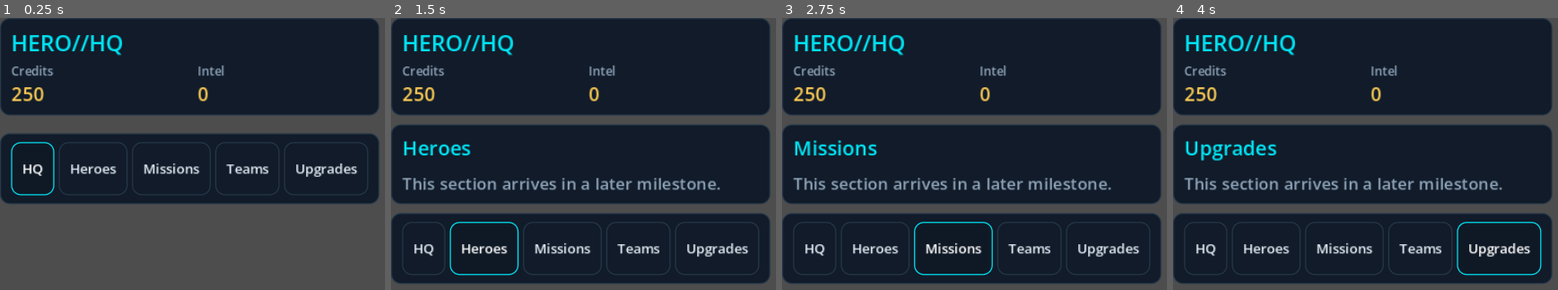
Above: before the commit, frames 1-4 (left to right).
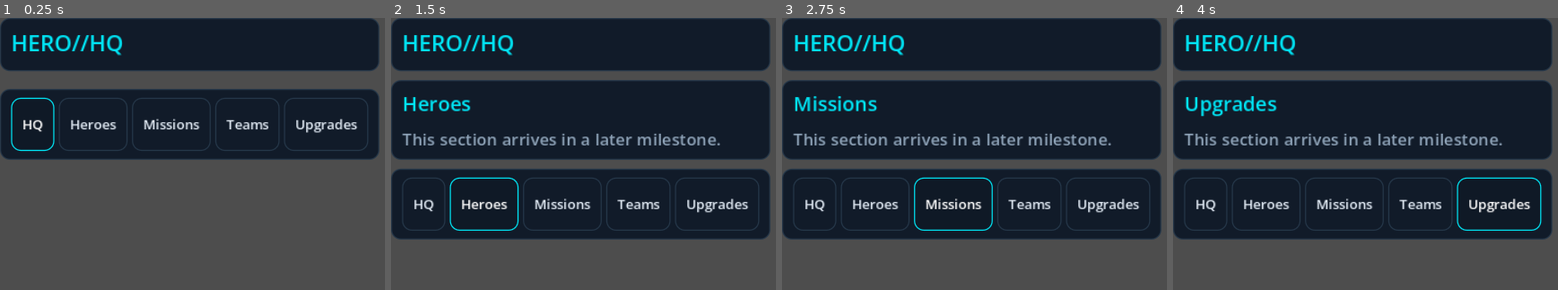
Above: after the commit, the same moments.

Repository: JetRobertsBCCA/HeroHQInc
Game: Godot game, scene res://games/hero_hq/scenes/app.tscn
Two runs of this game, one before a commit and one after it. Both use one fixed random seed, a clock stepped at 60 frames per second and the inputs below.
Inputs:
- Up to frame 1 (0.25 s): no input
- Up to frame 2 (1.5 s): click "HQ" at 0.5 s; click "Heroes" at 1.25 s
- Up to frame 3 (2.75 s): click "Missions" at 2 s
- Up to frame 4 (4 s): click "Teams" at 2.75 s; click "Upgrades" at 3.5 s

The runs differ from the first frame. In frame 1, 31% of the frame differs, in the area x 0-99%, y 17-69%; in frame 2, 37%; in frame 3, 38%; in frame 4, 38%, in the area x 0-99%, y 17-98%.
Error after the commit: Invalid assignment of property or key 'stats' with value of type 'Dictionary' on a base object of type 'RefCounted (GameState)'. (res://framework/core/simulati…

Commit message:
Implement the task lifecycle and settlement in Simulation
Assignment, deterministic auto-selection, one completion rule shared by online ticks and launch-time absence, paid training, and starter reseeding for incomplete saves.

🤖 Generated with Codebuff
Co-Authored-By: Codebuff <noreply@codebuff.com>

Diff:
--- a/framework/core/simulation.gd
+++ b/framework/core/simulation.gd
@@ -1,14 +1,24 @@
 class_name Simulation
 extends RefCounted
-## Deterministic, game-neutral simulation entry points.
+## Deterministic, game-neutral simulation.
 ##
-## M0 establishes the seam only: state creation from a pack and a single
-## `simulate_delta` used identically online and after an absence. Training,
-## timed tasks, releases and arbitration are added in later milestones; they
-## plug into `simulate_delta` so online and offline play share one code path.
+## `simulate_delta` settles elapsed time identically online (one call per tick)
+## and after an absence (one call at launch), so there is exactly one completion
+## rule. Every number it uses — task duration, rewards, rating gate, XP curve,
+## training cost — comes from the pack.
 ##
 ## Nothing in this file may import a content pack, reference a title-specific
 ## identifier, or touch platform SDKs.
+
+const ERROR_UNKNOWN_TASK := "unknown_task"
+const ERROR_AGENT_COUNT := "agent_count"
+const ERROR_UNKNOWN_AGENT := "unknown_agent"
+const ERROR_AGENT_BUSY := "agent_busy"
+const ERROR_MISSING_ROLE := "missing_role"
+const ERROR_RATING_TOO_LOW := "rating_too_low"
+const ERROR_INSUFFICIENT_RESOURCE := "insufficient_resource"
+const ERROR_TRAINING_UNAVAILABLE := "training_unavailable"
+
 
 ## Builds a fresh state for a pack. Deterministic for a given
 ## (pack, seed, utc) triple: no clock reads, no randomness.
@@ -18,12 +28,29 @@
 	state.pack_content_version = pack.content_version
 	state.last_settled_utc = utc_now
 	state.resources = pack.starting_resources.duplicate(true)
+	state.stats = {"tasks_completed": 0, "earned": {}}
+	seed_missing_starter_agents(state, pack)
+	state.extensions["simulation"] = {"seed": seed_value, "assignment_seq": 0}
+	return state
+
+
+## Seeds any starter agent a save is missing and returns how many were added.
+##
+## A save written by an older or incomplete content build can restore with an
+## empty roster, which would leave the player unable to start a single task.
+## Reseeding from pack data makes that recoverable, and is idempotent once the
+## roster is complete.
+static func seed_missing_starter_agents(state: GameState, pack: GamePack) -> int:
+	var added := 0
 	for agent_id in pack.starter_agents.keys():
+		var key := str(agent_id)
+		if state.agents.has(key):
+			continue
 		var record: Variant = pack.starter_agents[agent_id]
 		if record is Dictionary:
-			state.agents[agent_id] = (record as Dictionary).duplicate(true)
-	state.extensions["simulation"] = {"seed": seed_value}
-	return state
+			state.agents[key] = (record as Dictionary).duplicate(true)
+			added += 1
+	return added
 
 
 ## Advances `state` by `elapsed_seconds` and returns
@@ -31,7 +58,8 @@
 ##
 ## Elapsed time is clamped to `[0, pack.max_offline_seconds]` so a clock that
 ## jumps backwards cannot subtract progress and a long absence cannot pay out
-## more than the pack's offline allowance.
+## more than the pack's offline allowance. Completions are settled in
+## (end time, assignment id) order so replays produce identical events.
 static func simulate_delta(state: GameState, elapsed_seconds: float, pack: GamePack) -> Dictionary:
 	var requested := elapsed_seconds
 	if is_nan(requested) or is_inf(requested):
@@ -44,10 +72,22 @@
 		applied = cap
 		capped = true
 	state.last_settled_utc += int(applied)
-	# Later milestones settle due events here (training level-ups, task
-	# completions, focus regeneration, automation arbitration) and append them
-	# to `events` in a fixed deterministic order.
+
+	var due: Array = []
+	for assignment_id in state.assignments.keys():
+		var assignment: Variant = state.assignments[assignment_id]
+		if assignment is Dictionary:
+			due.append({
+				"id": str(assignment_id),
+				"ends_utc": int((assignment as Dictionary).get("ends_utc", 0)),
+			})
+	due.sort_custom(_compare_due)
+
 	var events: Array = []
+	for entry in due:
+		if int(entry["ends_utc"]) > state.last_settled_utc:
+			continue
+		events.append_array(_complete_assignment(state, pack, str(entry["id"]), int(entry["ends_utc"])))
 	return {
 		"state": state,
 		"events": events,
@@ -55,3 +95,280 @@
 		"applied_seconds": applied,
 		"capped": capped,
 	}
+
+
+## Checks whether `agent_ids` may start `task_id` right now.
+## Returns {ok, code, details, rating, required_rating}.
+static func evaluate_assignment(
+	state: GameState,
+	pack: GamePack,
+	task_id: String,
+	agent_ids: Array
+) -> Dictionary:
+	if not pack.missions.has(task_id):
+		return _problem(ERROR_UNKNOWN_TASK, "Task '%s' is not part of this pack." % task_id)
+	var task: Dictionary = pack.missions[task_id]
+	var required_count := maxi(int(task.get("required_agent_count", 1)), 1)
+	if agent_ids.size() < required_count:
+		return _problem(
+			ERROR_AGENT_COUNT,
+			"Task '%s' needs %d agent(s), %d given." % [task_id, required_count, agent_ids.size()],
+		)
+	if agent_ids.size() > required_count:
+		return _problem(
+			ERROR_AGENT_COUNT,
+			"Task '%s' takes exactly %d agent(s), %d given." % [task_id, required_count, agent_ids.size()],
+		)
+	var seen: Dictionary = {}
+	var assigned_roles: Dictionary = {}
+	var rating_total := 0.0
+	for raw_id in agent_ids:
+		var agent_id := str(raw_id)
+		if seen.has(agent_id):
+			return _problem(ERROR_UNKNOWN_AGENT, "Agent '%s' was listed twice." % agent_id)
+		seen[agent_id] = true
+		if not state.agents.has(agent_id):
+			return _problem(ERROR_UNKNOWN_AGENT, "Agent '%s' is not in this save." % agent_id)
+		var agent: Dictionary = state.agents[agent_id]
+		if not AgentRules.is_available(agent):
+			return _problem(ERROR_AGENT_BUSY, "Agent '%s' is already assigned." % agent_id)
+		assigned_roles[str(agent.get("role_id", ""))] = true
+		rating_total += AgentRules.rating_value(agent)
+
+	var required_roles: Variant = task.get("required_role_ids", [])
+	if required_roles is Array:
+		for role_id in required_roles:
+			if not assigned_roles.has(str(role_id)):
+				return _problem(
+					ERROR_MISSING_ROLE,
+					"Task '%s' requires role '%s'." % [task_id, str(role_id)],
+				)
+
+	var required_rating := float(task.get("minimum_rating", 0))
+	var rating := rating_total / float(maxi(agent_ids.size(), 1))
+	if rating + 0.0001 < required_rating:
+		return {
+			"ok": false,
+			"code": ERROR_RATING_TOO_LOW,
+			"details": "Rating %.1f is below the required %.1f." % [rating, required_rating],
+			"rating": rating,
+			"required_rating": required_rating,
+		}
+	return {
+		"ok": true,
+		"code": "",
+		"details": "",
+		"rating": rating,
+		"required_rating": required_rating,
+	}
+
+
+## Schedules `task_id` on `agent_ids`. Returns
+## {ok, code, details, assignment_id, ends_utc}.
+static func assign_task(
+	state: GameState,
+	pack: GamePack,
+	task_id: String,
+	agent_ids: Array,
+	utc_now: int
+) -> Dictionary:
+	var evaluation := evaluate_assignment(state, pack, task_id, agent_ids)
+	if not evaluation.get("ok", false):
+		return evaluation
+	var task: Dictionary = pack.missions[task_id]
+	var simulation_state: Dictionary = state.extensions.get("simulation", {})
+	var sequence := int(simulation_state.get("assignment_seq", 0)) + 1
+	simulation_state["assignment_seq"] = sequence
+	state.extensions["simulation"] = simulation_state
+
+	var assignment_id := "task_%d" % sequence
+	var duration := maxi(int(roundf(float(task.get("base_seconds", 1)))), 1)
+	var ends_utc := int(utc_now) + duration
+	var assignment := {
+		"id": assignment_id,
+		"task_id": task_id,
+		"agent_ids": agent_ids.duplicate(),
+		"started_utc": int(utc_now),
+		"ends_utc": ends_utc,
+	}
+	state.assignments[assignment_id] = assignment
+	for raw_id in agent_ids:
+		var agent: Dictionary = state.agents[str(raw_id)]
+		agent["activity"] = "assigned"
+		agent["assignment_id"] = assignment_id
+	return {
+		"ok": true,
+		"code": "",
+		"details": "",
+		"assignment_id": assignment_id,
+		"ends_utc": ends_utc,
+	}
+
+
+## Picks the strongest available set for `task_id`: required roles first, then
+## highest rating, then id. Returns [] when no legal set exists.
+static func auto_select_agents(
+	state: GameState,
+	pack: GamePack,
+	task_id: String,
+	ignore_rating: bool = false
+) -> Array:
+	var selected: Array = []
+	if not pack.missions.has(task_id):
+		return selected
+	var task: Dictionary = pack.missions[task_id]
+	var required_count := maxi(int(task.get("required_agent_count", 1)), 1)
+	var candidates: Array = []
+	var agent_ids: Array = state.agents.keys()
+	agent_ids.sort()
+	for raw_id in agent_ids:
+		var agent: Dictionary = state.agents[raw_id]
+		if not AgentRules.is_available(agent):
+			continue
+		candidates.append({
+			"id": str(raw_id),
+			"rating": AgentRules.rating_value(agent),
+			"role_id": str(agent.get("role_id", "")),
+		})
+	candidates.sort_custom(_compare_candidates)
+
+	var required_roles: Variant = task.get("required_role_ids", [])
+	if required_roles is Array:
+		for role_id in required_roles:
+			for candidate in candidates:
+				if selected.has(candidate["id"]) or str(candidate["role_id"]) != str(role_id):
+					continue
+				selected.append(candidate["id"])
+				break
+	for candidate in candidates:
+		if selected.size() >= required_count:
+			break
+		if not selected.has(candidate["id"]):
+			selected.append(candidate["id"])
+	if selected.size() < required_count:
+		return [] if not ignore_rating else selected
+	if ignore_rating:
+		return selected
+	return selected if evaluate_assignment(state, pack, task_id, selected).get("ok", false) else []
+
+
+## One-call deployment used by the UI: chooses agents, then schedules.
+static func deploy(state: GameState, pack: GamePack, task_id: String, utc_now: int) -> Dictionary:
+	var agents := auto_select_agents(state, pack, task_id)
+	if (agents as Array).size() >= maxi(int(pack.task(task_id).get("required_agent_count", 1)), 1):
+		return assign_task(state, pack, task_id, agents, utc_now)
+	var relaxed := auto_select_agents(state, pack, task_id, true)
+	return evaluate_assignment(state, pack, task_id, relaxed)
+
+
+## Cost of the next training session for an agent, or -1 when the pack has no
+## training rules.
+static func training_cost(state: GameState, pack: GamePack, agent_id: String) -> int:
+	if pack.training.is_empty():
+		return -1
+	var agent: Dictionary = state.agents.get(agent_id, {})
+	var level := maxi(int(agent.get("level", 1)), 1)
+	var base := maxf(float(pack.training.get("base_cost", 0.0)), 0.0)
+	var growth := maxf(float(pack.training.get("cost_growth", 1.0)), 1.0)
+	return int(ceilf(base * pow(growth, float(level - 1))))
+
+
+## Spends the pack's training resource to grant XP, applying level-ups.
+## Returns {ok, code, details, cost, resource_id, level_before, level_after, events}.
+static func train_agent(state: GameState, pack: GamePack, agent_id: String) -> Dictionary:
+	if pack.training.is_empty():
+		return _problem(ERROR_TRAINING_UNAVAILABLE, "This pack declares no training rules.")
+	if not state.agents.has(agent_id):
+		return _problem(ERROR_UNKNOWN_AGENT, "Agent '%s' is not in this save." % agent_id)
+	var resource_id := str(pack.training.get("resource_id", ""))
+	var cost := training_cost(state, pack, agent_id)
+	if state.resource(resource_id) + 0.0001 < float(cost):
+		return _problem(
+			ERROR_INSUFFICIENT_RESOURCE,
+			"Training costs %d %s, only %.0f available." % [cost, resource_id, state.resource(resource_id)],
+		)
+	var agent: Dictionary = state.agents[agent_id]
+	var level_before := int(agent.get("level", 1))
+	state.resources[resource_id] = state.resource(resource_id) - float(cost)
+	var events := AgentRules.add_xp(
+		state, pack, agent_id, float(pack.training.get("xp_per_session", 0))
+	)
+	return {
+		"ok": true,
+		"code": "",
+		"details": "",
+		"cost": cost,
+		"resource_id": resource_id,
+		"level_before": level_before,
+		"level_after": int(state.agents[agent_id].get("level", level_before)),
+		"events": events,
+	}
+
+
+## Pays out one finished assignment: rewards, lifetime totals, agent XP,
+## level-ups, and freed agents. Ordered so task XP lands before level events.
+static func _complete_assignment(
+	state: GameState,
+	pack: GamePack,
+	assignment_id: String,
+	ends_utc: int
+) -> Array:
+	var events: Array = []
+	var assignment_value: Variant = state.assignments.get(assignment_id, null)
+	if not (assignment_value is Dictionary):
+		return events
+	var assignment: Dictionary = assignment_value
+	var task_id := str(assignment.get("task_id", ""))
+	var task: Dictionary = pack.task(task_id)
+	var rewards := {}
+
+	var declared: Variant = task.get("rewards", null)
+	if declared is Dictionary:
+		for raw_id in (declared as Dictionary).keys():
+			var resource_id := str(raw_id)
+			var amount := float((declared as Dictionary)[raw_id])
+			if not is_finite(amount):
+				continue
+			rewards[resource_id] = amount
+			state.resources[resource_id] = state.resource(resource_id) + amount
+			var earned: Dictionary = state.stats.get("earned", {})
+			earned[resource_id] = float(earned.get(resource_id, 0.0)) + amount
+			state.stats["earned"] = earned
+
+	var agent_ids: Array = assignment.get("agent_ids", [])
+	for raw_id in agent_ids:
+		var agent_id := str(raw_id)
+		if not state.agents.has(agent_id):
+			continue
+		var agent: Dictionary = state.agents[agent_id]
+		agent["activity"] = "available"
+		agent.erase("assignment_id")
+		events.append_array(AgentRules.add_xp(state, pack, agent_id, float(task.get("xp", 0))))
+
+	state.assignments.erase(assignment_id)
+	state.stats["tasks_completed"] = state.tasks_completed() + 1
+	events.push_front({
+		"type": "task_completed",
+		"assignment_id": assignment_id,
+		"task_id": task_id,
+		"agent_ids": agent_ids.duplicate(),
+		"rewards": rewards,
+		"ends_utc": ends_utc,
+	})
+	return events
+
+
+static func _compare_due(a: Dictionary, b: Dictionary) -> bool:
+	if int(a["ends_utc"]) != int(b["ends_utc"]):
+		return int(a["ends_utc"]) < int(b["ends_utc"])
+	return str(a["id"]) < str(b["id"])
+
+
+static func _compare_candidates(a: Dictionary, b: Dictionary) -> bool:
+	if not is_equal_approx(float(a["rating"]), float(b["rating"])):
+		return float(a["rating"]) > float(b["rating"])
+	return str(a["id"]) < str(b["id"])
+
+
+static func _problem(code: String, details: String) -> Dictionary:
+	return {"ok": false, "code": code, "details": details, "rating": 0.0, "required_rating": 0.0}
